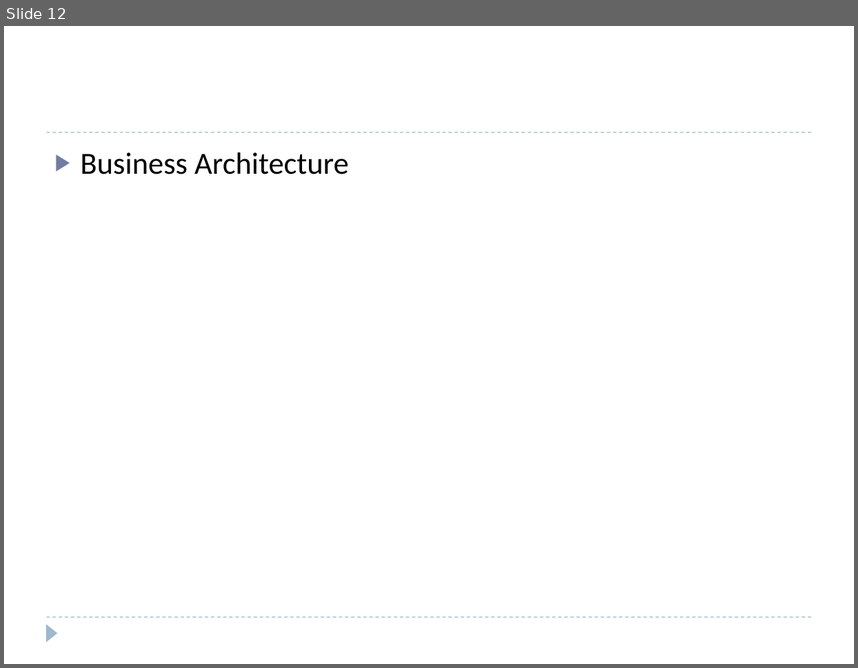
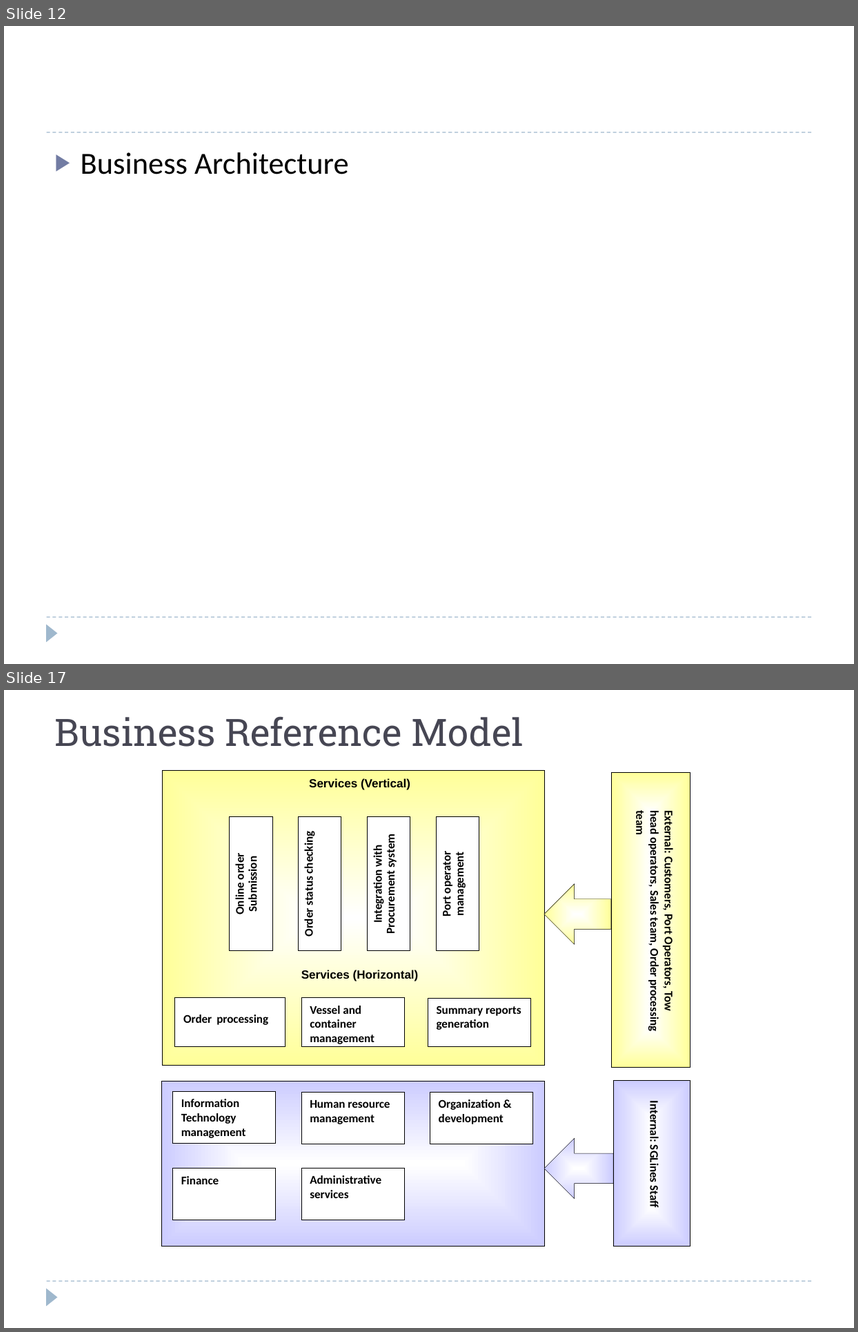
Before and after one commit to windieccf/t1-shipping, a slide deck: Enterprise Architech Presentation.pptx. Shown one above the other, each under a label of ours: slide 12 before the commit, slides 12 and 17 after it; the slides between them are not shown. The pictures are 858x668 and 858x1332 pixels, drawn with LibreOffice and Linux fonts; fonts in the diff are those of the drawing. Boxes give left, top, right and bottom in pixels: in the first picture for what was removed or moved away, otherwise in the second. Text is boxed around its words. In the diff, an @@ line names an element or a change of style, - is before the commit and + after.

```diff
--- a/Enterprise Architech Presentation.pptx
+++ b/Enterprise Architech Presentation.pptx
@@ slide 17 added at [4, 690, 854, 1328], background #FFFFFF; not listed: 2 template elements that a slide beside it also shows @@
@@ text added at [55, 716, 524, 747], 32 pt, text #464653 @@
+Business Reference Model
@@ rectangle added at [161, 771, 544, 1065], fill gradient #FFFFFF to #FFFF99, outline #000000 0.25 pt @@
@@ text added at [309, 778, 410, 790], 10 pt, text #000000, bold @@
+Services (Vertical)
@@ rectangle added at [611, 773, 690, 1067], fill gradient #FFFFFF to #FFFF99, outline #000000 0.25 pt @@
@@ text added at [633, 812, 676, 1030], 10 pt, text #000000, bold @@
+External: Customers, Port Operators, Tow head operators, Sales team, Order processing team
@@ rectangle added at [229, 817, 272, 950], fill #FFFFFF, outline #000000 0.75 pt, 10 pt, text #000000, bold @@
+Online order Submission
@@ rectangle added at [298, 817, 341, 950], fill #FFFFFF, outline #000000 0.75 pt, 10 pt, text #000000, bold @@
+Order status checking
@@ rectangle added at [368, 817, 410, 950], fill #FFFFFF, outline #000000 0.75 pt, 10 pt, text #000000, bold @@
+Integration with Procurement system
@@ rectangle added at [437, 817, 479, 950], fill #FFFFFF, outline #000000 0.75 pt, 10 pt, text #000000, bold @@
+Port operator management
@@ left arrow added at [544, 884, 611, 944], fill gradient #FFFFFF to #FFFF99, outline #000000 0.25 pt @@
@@ text added at [301, 969, 419, 981], 10 pt, text #000000, bold @@
+Services (Horizontal)
@@ rectangle added at [175, 998, 286, 1046], fill #FFFFFF, outline #000000 0.75 pt, 10 pt, text #000000, bold @@
+Order processing
@@ rectangle added at [301, 998, 404, 1046], fill #FFFFFF, outline #000000 0.75 pt, 10 pt, text #000000, bold @@
+Vessel and container management
@@ rectangle added at [428, 998, 531, 1046], fill #FFFFFF, outline #000000 0.75 pt, 10 pt, text #000000, bold @@
+Summary reports generation
@@ rectangle added at [162, 1080, 545, 1245], fill gradient #FFFFFF to #CCCCFF, outline #000000 0.25 pt @@
@@ rectangle added at [613, 1080, 690, 1245], fill gradient #FFFFFF to #CCCCFF, outline #000000 0.25 pt @@
@@ rectangle added at [173, 1092, 276, 1143], fill #FFFFFF, outline #000000 0.75 pt, 10 pt, text #000000, bold @@
+Information Technology management
@@ rectangle added at [301, 1092, 404, 1144], fill #FFFFFF, outline #000000 0.75 pt, 10 pt, text #000000, bold @@
+Human resource management
@@ rectangle added at [430, 1092, 533, 1144], fill #FFFFFF, outline #000000 0.75 pt, 10 pt, text #000000, bold @@
+Organization & development
@@ text added at [647, 1105, 662, 1207], 10 pt, text #000000, bold @@
+Internal: SGLines Staff
@@ left arrow added at [545, 1138, 613, 1199], fill gradient #FFFFFF to #CCCCFF, outline #000000 0.25 pt @@
@@ rectangle added at [173, 1167, 276, 1220], fill #FFFFFF, outline #000000 0.75 pt, 10 pt, text #000000, bold @@
+Finance
@@ rectangle added at [301, 1167, 404, 1220], fill #FFFFFF, outline #000000 0.75 pt, 10 pt, text #000000, bold @@
+Administrative services
```
Also in this commit, not shown: 5 slides changed, 16 other slides added.
